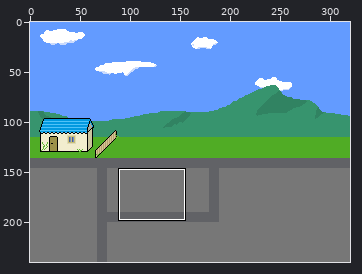
One commit to this pixel-art file: main_map_2.ase. The picture above shows the old version from afar; the outline marks the close-up.
Close-up. As it was:
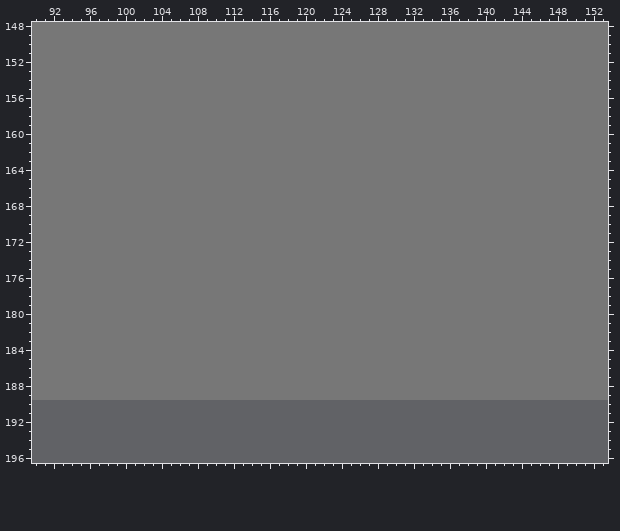
320x240 pixels, 1 frame. Shown: x 90..153, y 148..196. The commit also changed other parts of the picture, which this record leaves out.
After the commit:
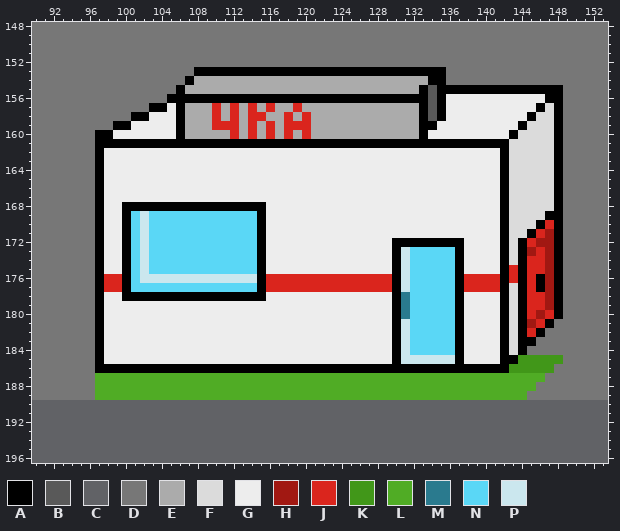
Palette (. is transparent): A #000000  B #595959  C #616266  D #777777  E #ababab  F #dbdbdb  G #ededed  H #a11812  J #da251d  K #419719  L #50ac25  M #2a7a8e  N #5ad7f6  P #cbe7ee
Difference:
layer "Магазин" added
Changed rows in their new state; - is an unchanged pixel.
Layer "Магазин":
first column x 97:
153 -----------AAAAAAAAAAAAAAAAAAAAAAAAAAAA-------------
154 ----------AEEEEEEEEEEEEEEEEEEEEEEEEEEAA-------------
155 ---------AEEEEEEEEEEEEEEEEEEEEEEEEEEABAAAAAAAAAAAAAA
156 --------AAAAAAAAAAAAAAAAAAAAAAAAAAAAABAGGGGGGGGGGGAA
157 ------AAGAEEEJEJEJEJEEJEEEEEEEEEEEEEABAGGGGGGGGGGAFA
158 ----AAGGGAEEEJEJEJJEEJEJEEEEEEEEEEEEABAGGGGGGGGGAFFA
159 --AAGGGGGAEEEJJJEJEJEJJJEEEEEEEEEEEEAAGGGGGGGGGAFFFA
160 AAGGGGGGGAEEEEEJEJEJEJEJEEEEEEEEEEEEAGGGGGGGGGAFFFFA
161 AAAAAAAAAAAAAAAAAAAAAAAAAAAAAAAAAAAAAAAAAAAAAAFFFFFA
162 AGGGGGGGGGGGGGGGGGGGGGGGGGGGGGGGGGGGGGGGGGGGGAFFFFFA
163 AGGGGGGGGGGGGGGGGGGGGGGGGGGGGGGGGGGGGGGGGGGGGAFFFFFA
164 AGGGGGGGGGGGGGGGGGGGGGGGGGGGGGGGGGGGGGGGGGGGGAFFFFFA
165 AGGGGGGGGGGGGGGGGGGGGGGGGGGGGGGGGGGGGGGGGGGGGAFFFFFA
166 AGGGGGGGGGGGGGGGGGGGGGGGGGGGGGGGGGGGGGGGGGGGGAFFFFFA
167 AGGGGGGGGGGGGGGGGGGGGGGGGGGGGGGGGGGGGGGGGGGGGAFFFFFA
168 AGGAAAAAAAAAAAAAAAAGGGGGGGGGGGGGGGGGGGGGGGGGGAFFFFFA
169 AGGANPNNNNNNNNNNNNAGGGGGGGGGGGGGGGGGGGGGGGGGGAFFFFAA
170 AGGANPNNNNNNNNNNNNAGGGGGGGGGGGGGGGGGGGGGGGGGGAFFFAJA
171 AGGANPNNNNNNNNNNNNAGGGGGGGGGGGGGGGGGGGGGGGGGGAFFAJHA
172 AGGANPNNNNNNNNNNNNAGGGGGGGGGGGGGGAAAAAAAAGGGGAFAJHHA
173 AGGANPNNNNNNNNNNNNAGGGGGGGGGGGGGGAPNNNNNAGGGGAFAHJHA
174 AGGANPNNNNNNNNNNNNAGGGGGGGGGGGGGGAPNNNNNAGGGGAFAJJHA
175 AGGANPNNNNNNNNNNNNAGGGGGGGGGGGGGGAPNNNNNAGGGGAJAJJHA
176 AJJANPPPPPPPPPPPPPAJJJJJJJJJJJJJJAPNNNNNAJJJJAJAJAHA
177 AJJANNNNNNNNNNNNNNAJJJJJJJJJJJJJJAPNNNNNAJJJJAFAJAHA
178 AGGAAAAAAAAAAAAAAAAGGGGGGGGGGGGGGAMNNNNNAGGGGAFAJJHA
179 AGGGGGGGGGGGGGGGGGGGGGGGGGGGGGGGGAMNNNNNAGGGGAFAJJHA
180 AGGGGGGGGGGGGGGGGGGGGGGGGGGGGGGGGAMNNNNNAGGGGAFAJHJA
181 AGGGGGGGGGGGGGGGGGGGGGGGGGGGGGGGGAPNNNNNAGGGGAFAHJA-
182 AGGGGGGGGGGGGGGGGGGGGGGGGGGGGGGGGAPNNNNNAGGGGAFAJA--
183 AGGGGGGGGGGGGGGGGGGGGGGGGGGGGGGGGAPNNNNNAGGGGAFAA---
184 AGGGGGGGGGGGGGGGGGGGGGGGGGGGGGGGGAPNNNNNAGGGGAFA----
185 AGGGGGGGGGGGGGGGGGGGGGGGGGGGGGGGGAPPPPPPAGGGGAAKKKKK
186 AAAAAAAAAAAAAAAAAAAAAAAAAAAAAAAAAAAAAAAAAAAAAAKKKKK-
187 LLLLLLLLLLLLLLLLLLLLLLLLLLLLLLLLLLLLLLLLLLLLLLLLLL--
188 LLLLLLLLLLLLLLLLLLLLLLLLLLLLLLLLLLLLLLLLLLLLLLLLL---
189 LLLLLLLLLLLLLLLLLLLLLLLLLLLLLLLLLLLLLLLLLLLLLLLL----
Changed places in both close-ups, as pixel boxes (x1, y1, x2, y2):
changed: (95, 67, 563, 400)
